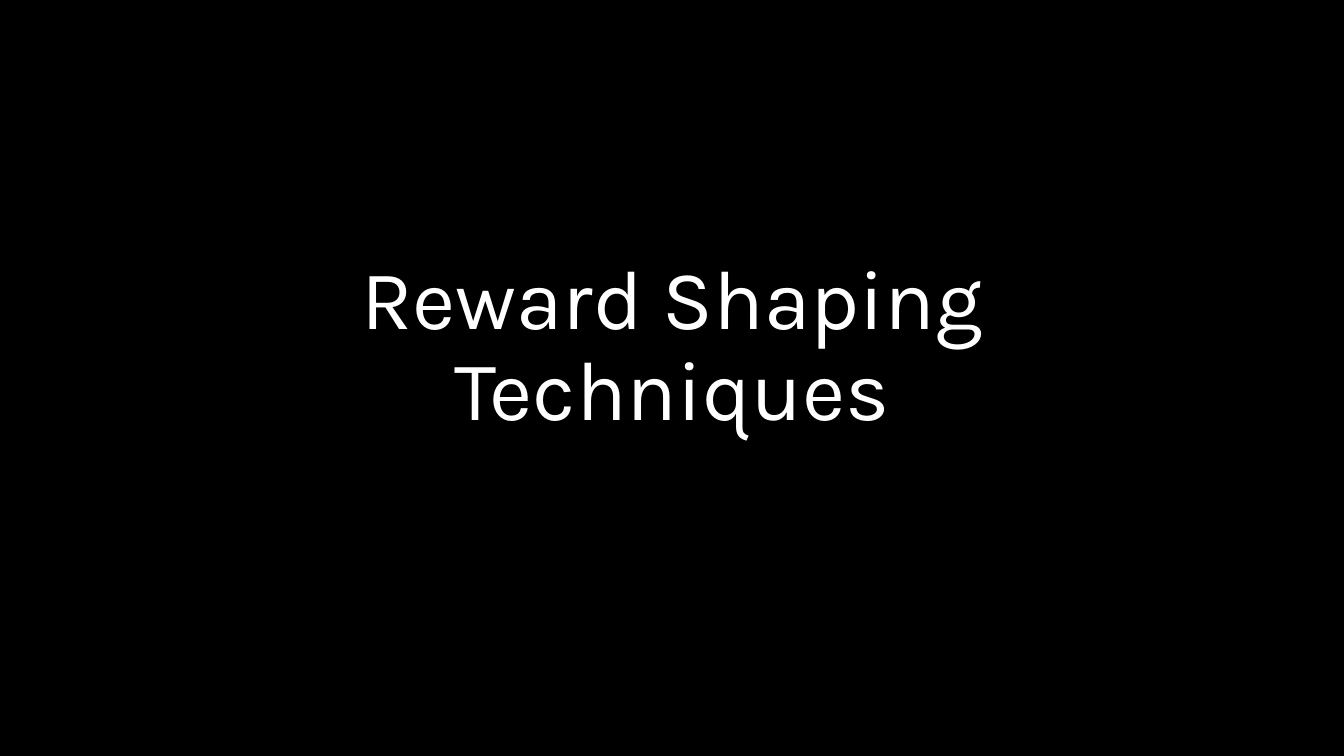
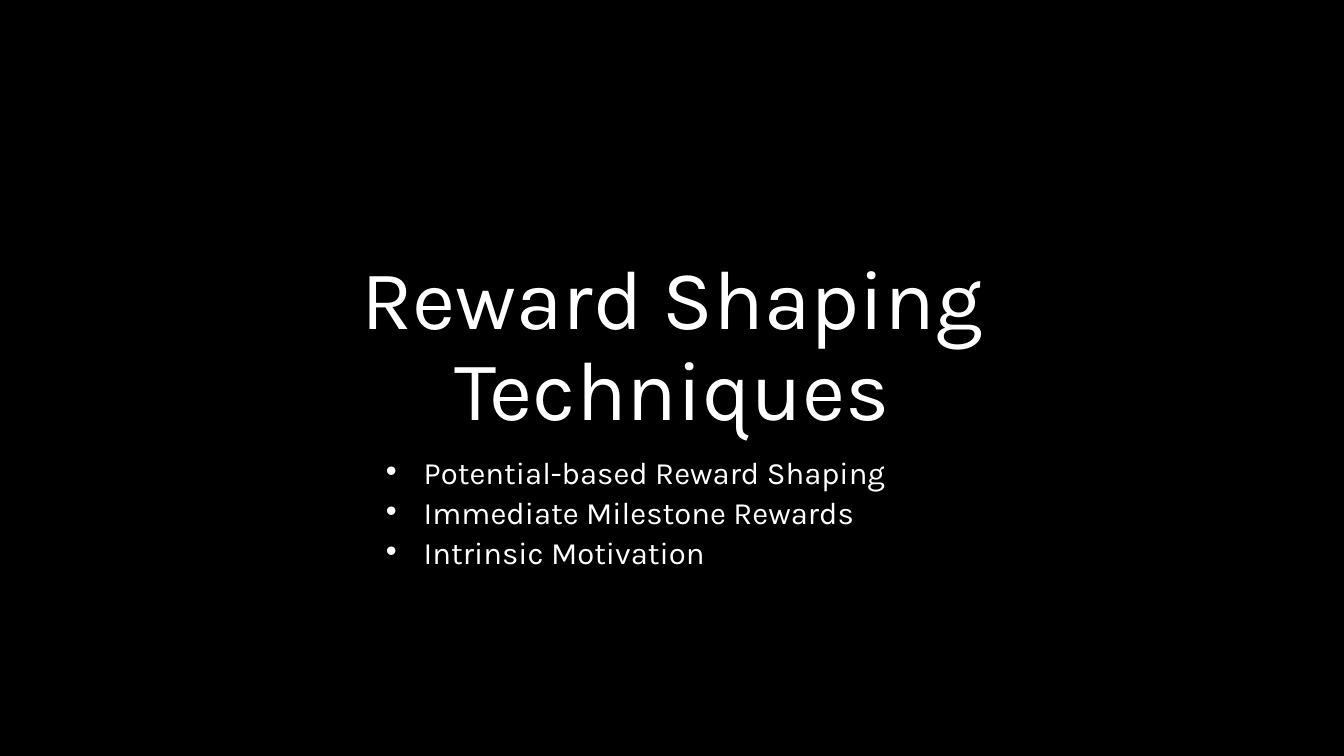
Before and after one commit to mhahsler/Introduction_to_Reinforcement_Learning, a slide deck: slide 7 of slides/Lecture_Reward_Engineering.pptx. Drawn at 1344x756 pixels with LibreOffice and Linux fonts; fonts in the diff are those of the drawing; background and template pictures are left out. Boxes give left, top, right and bottom in pixels: in the first picture for what was removed or moved away, otherwise in the second. Text is boxed around its words. In the diff, an @@ line names an element or a change of style, - is before the commit and + after.

```diff
--- a/slides/Lecture_Reward_Engineering.pptx
+++ b/slides/Lecture_Reward_Engineering.pptx
@@ text added at [424, 462, 885, 565], 22.2 pt, text #FFFFFF @@
+• Potential-based Reward Shaping
+• Immediate Milestone Rewards
+• Intrinsic Motivation
```
Also in this commit, not shown: 2 other slides changed.
